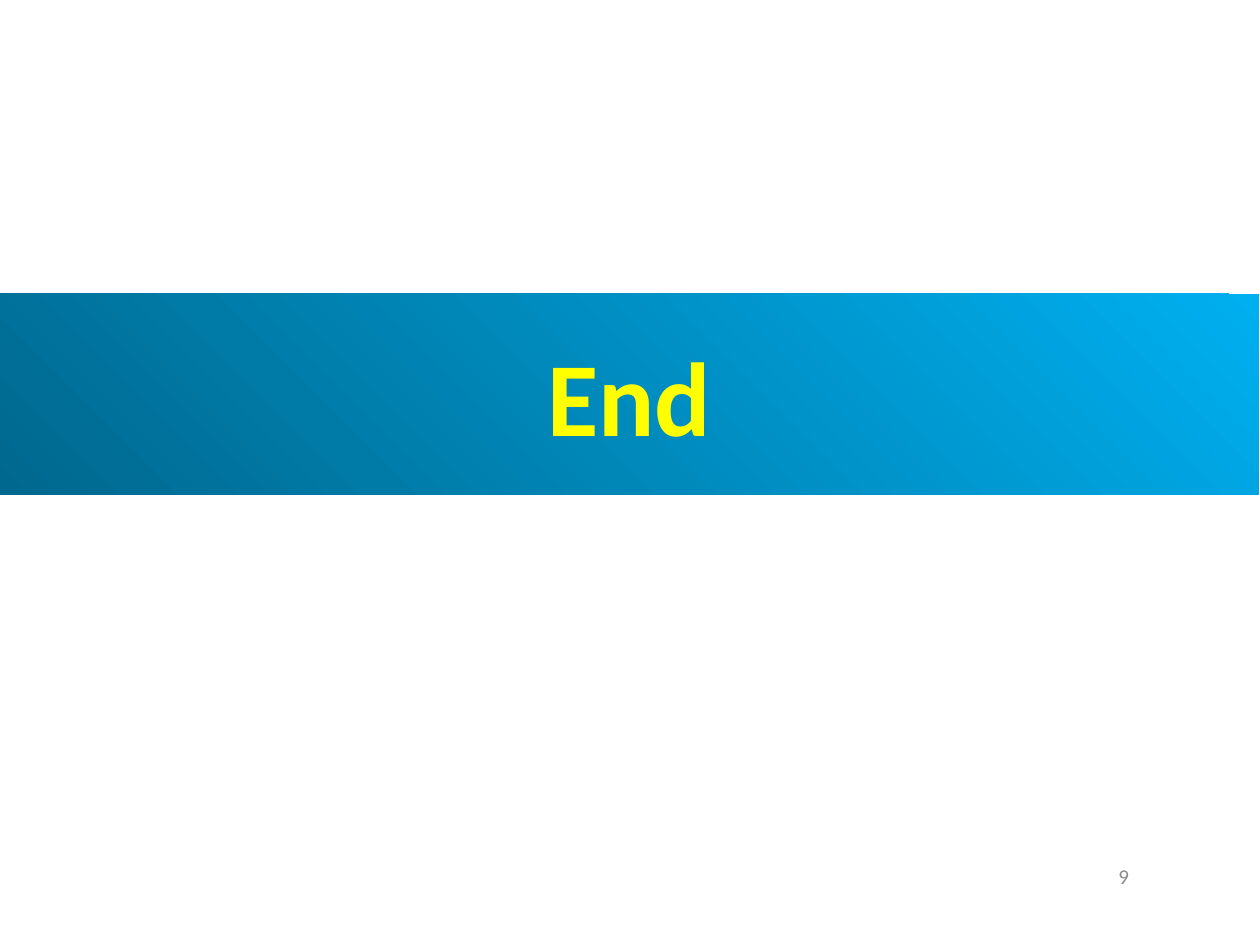
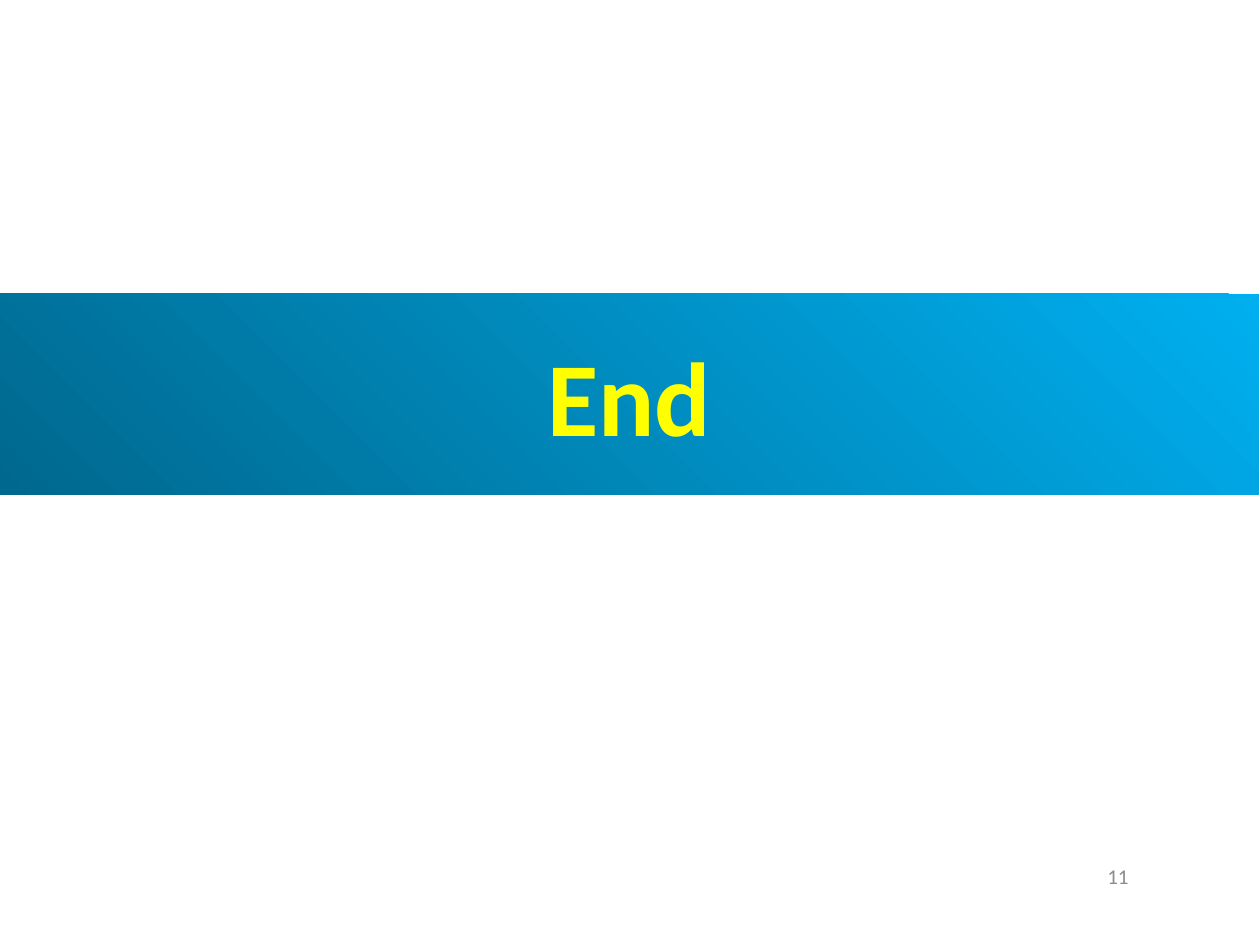
Before and after one commit to peterhchen/AIU_CS850_Gem5_McPAT, a slide deck: slide 11 of 050_Gem5/016.SimObj_01/000_Video/016.SimObj_01.ppt (slide 9 before the commit). Drawn at 1260x945 pixels with LibreOffice and Linux fonts; fonts in the diff are those of the drawing. Boxes give left, top, right and bottom in pixels: in the first picture for what was removed or moved away, otherwise in the second. Text is boxed around its words. In the diff, an @@ line names an element or a change of style, - is before the commit and + after.

```diff
--- a/050_Gem5/016.SimObj_01/000_Video/016.SimObj_01.ppt
+++ b/050_Gem5/016.SimObj_01/000_Video/016.SimObj_01.ppt
@@ page number added at [1107, 870, 1128, 884], 12 pt, text #8B8B8B @@
+11
@@ page number removed at [1118, 870, 1129, 884] @@
-9
```
Also in this commit, not shown: 3 other slides changed, 2 slides added.
